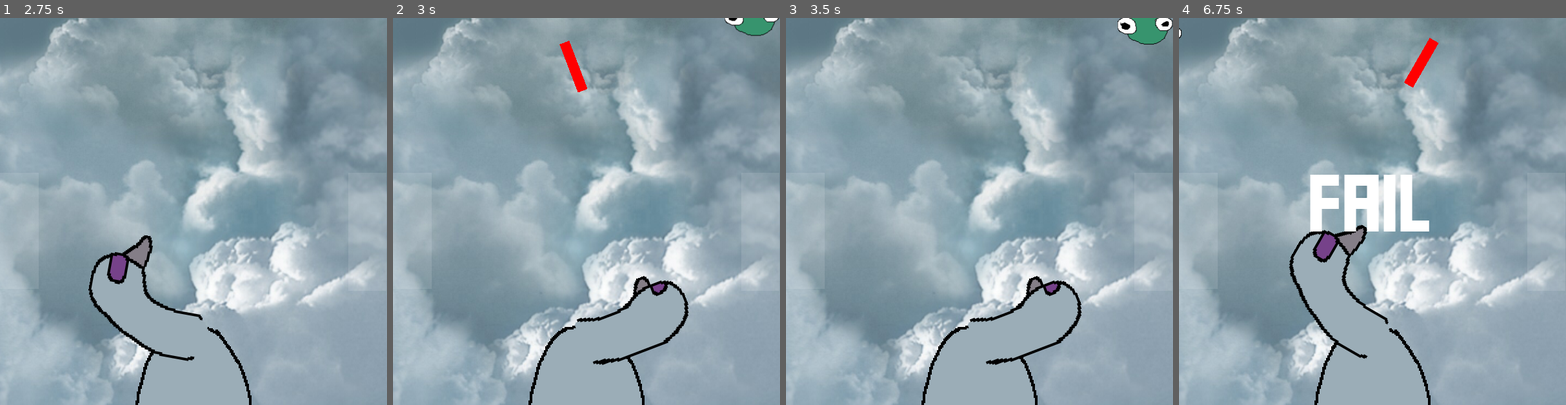
Above: before the commit, frames 1-4 (left to right).
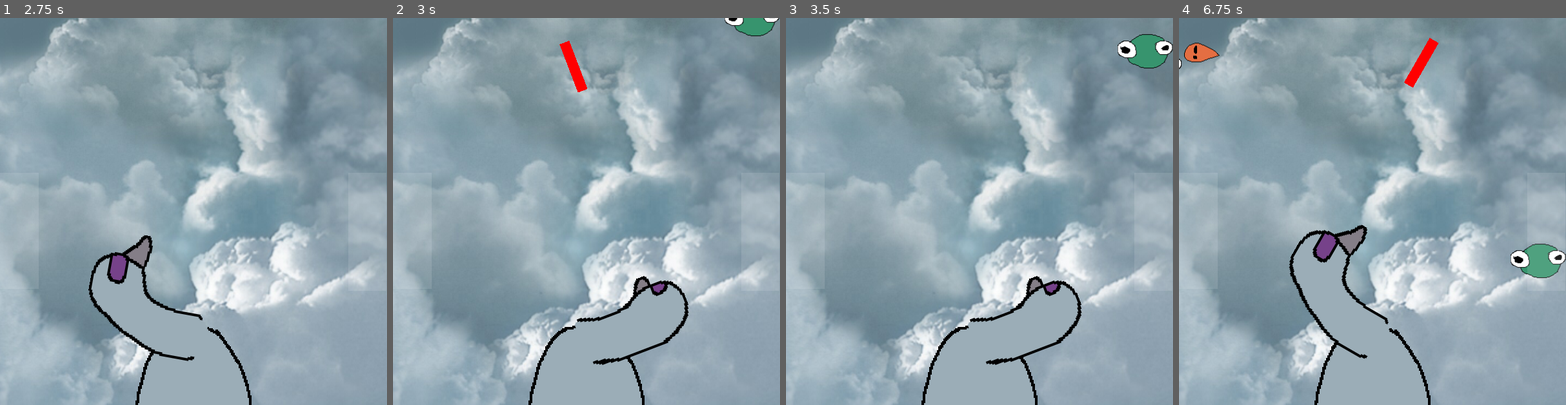
Above: after the commit, the same moments.

Repository: drakonicguy/cybergoose
Game: Godot game, scene res://scenes/Main.tscn
Two runs of this game, one before a commit and one after it. Both use one fixed random seed, a clock stepped at 60 frames per second and the inputs below.
Inputs (mouse positions are in pixels of both pictures, inside the frame that each line leads up to):
- Up to frame 1 (2.75 s): tap Enter at 0.5, 2 s; move the mouse to (278, 192) at 0.52 s; hold Right (move_right) 0.53-1.28 s; click (278, 192) at 0.6 s; tap Space at 1.25 s; move the mouse to (116, 230) at 1.27 s; hold Left (move_left) 1.28-2.03 s; click (116, 230) at 1.35 s; move the mouse to (232, 126) at 2.02 s; hold Right (move_right) from 2.03 s (still down); click (232, 126) at 2.1 s
- Up to frame 2 (3 s): keep holding Right (move_right); tap Space at 2.75 s; move the mouse to (567, 288) at 2.77 s; click (567, 288) at 2.85 s
- Up to frame 3 (3.5 s): keep holding Right (move_right)
- Up to frame 4 (6.75 s): move the mouse to (1488, 269) at 3.52 s; release Right (move_right) at 3.53 s; hold Left (move_left) 3.53-5.78 s; click (1488, 269) at 3.6 s; move the mouse to (1256, 153) at 4.27 s; click (1256, 153) at 4.35 s; move the mouse to (1391, 211) at 5.02 s; click (1391, 211) at 5.1 s; move the mouse to (1314, 114) at 5.77 s; hold Right (move_right) from 5.78 s (still down); click (1314, 114) at 5.85 s; move the mouse to (1457, 192) at 6.52 s; click (1457, 192) at 6.6 s

Frame 1 is identical in both runs. In frame 2, 0.1% of the frame differs, in the area x 85-100%, y 0-5%; in frame 3, 1.4%; in frame 4, 4.0%, in the area x 0-100%, y 2-68%.

Commit message:
enemy warning working

Diff:
--- a/scenes/Enemy.tscn
+++ b/scenes/Enemy.tscn
@@ -11,6 +11,8 @@
 "enemies",
 ]]
 collision_layer = 2
+mode = 2
+gravity_scale = 0.0
 contacts_reported = 1
 contact_monitor = true
 script = ExtResource( 2 )
@@ -23,4 +25,8 @@
 rotation = 1.53345
 shape = SubResource( 1 )
 
+[node name="VisibilityNotifier2D" type="VisibilityNotifier2D" parent="."]
+position = Vector2( 2.43474, -4.29153e-06 )
+scale = Vector2( 2.66686, 2.04881 )
+
 [connection signal="body_entered" from="." to="." method="_on_Laser_Touched"]
--- /dev/null
+++ b/scenes/EnemyWarning.tscn
@@ -0,0 +1,11 @@
+[gd_scene load_steps=3 format=2]
+
+[ext_resource path="res://assets/enemywarning.png" type="Texture" id=1]
+[ext_resource path="res://scripts/EnemyWarning.gd" type="Script" id=2]
+
+[node name="EnemyWarning" type="Node2D"]
+visible = false
+script = ExtResource( 2 )
+
+[node name="Sprite" type="Sprite" parent="."]
+texture = ExtResource( 1 )
--- a/scenes/Main.tscn
+++ b/scenes/Main.tscn
@@ -8,6 +8,8 @@
 [ext_resource path="res://scenes/Enemy.tscn" type="PackedScene" id=6]
 [ext_resource path="res://assets/fff-forward.regular.ttf" type="DynamicFontData" id=7]
 [ext_resource path="res://assets/body.png" type="Texture" id=8]
+[ext_resource path="res://scenes/EnemyWarning.tscn" type="PackedScene" id=9]
+[ext_resource path="res://scripts/GUI.gd" type="Script" id=10]
 
 [sub_resource type="DynamicFont" id=1]
 size = 70
@@ -51,25 +53,27 @@
 current = true
 script = ExtResource( 3 )
 
-[node name="CanvasLayer" type="CanvasLayer" parent="."]
+[node name="GUI" type="CanvasLayer" parent="."]
+script = ExtResource( 10 )
+enemy_warning_scene = ExtResource( 9 )
 
-[node name="Label" type="Label" parent="CanvasLayer"]
+[node name="Label" type="Label" parent="GUI"]
 visible = false
 anchor_left = 0.5
 anchor_top = 0.5
 anchor_right = 0.5
 anchor_bottom = 0.5
-margin_left = -96.5
+margin_left = -174.0
 margin_top = -48.5
-margin_right = 96.5
+margin_right = 174.0
 margin_bottom = 48.5
 custom_fonts/font = SubResource( 1 )
-text = "FAIL"
+text = "UH OH !!"
 __meta__ = {
 "_edit_use_anchors_": false
 }
 
-[node name="ScrollLeft" type="ColorRect" parent="CanvasLayer"]
+[node name="ScrollLeft" type="ColorRect" parent="GUI"]
 margin_top = 240.0
 margin_right = 60.0
 margin_bottom = 420.0
@@ -78,7 +82,7 @@
 "_edit_use_anchors_": false
 }
 
-[node name="ScrollRight" type="ColorRect" parent="CanvasLayer"]
+[node name="ScrollRight" type="ColorRect" parent="GUI"]
 margin_left = 540.0
 margin_top = 240.0
 margin_right = 599.0
@@ -112,9 +116,10 @@
 position = Vector2( 300, 660 )
 shape = SubResource( 3 )
 
-[connection signal="mouse_entered" from="CanvasLayer/ScrollLeft" to="Camera2D" method="_on_ScrollLeft"]
-[connection signal="mouse_exited" from="CanvasLayer/ScrollLeft" to="Camera2D" method="_on_ScrollLeftStop"]
-[connection signal="mouse_entered" from="CanvasLayer/ScrollRight" to="Camera2D" method="_on_ScrollRight"]
-[connection signal="mouse_exited" from="CanvasLayer/ScrollRight" to="Camera2D" method="_on_ScrollRightStop"]
+[connection signal="warningready" from="." to="GUI" method="_on_Main_warningready"]
+[connection signal="mouse_entered" from="GUI/ScrollLeft" to="Camera2D" method="_on_ScrollLeft"]
+[connection signal="mouse_exited" from="GUI/ScrollLeft" to="Camera2D" method="_on_ScrollLeftStop"]
+[connection signal="mouse_entered" from="GUI/ScrollRight" to="Camera2D" method="_on_ScrollRight"]
+[connection signal="mouse_exited" from="GUI/ScrollRight" to="Camera2D" method="_on_ScrollRightStop"]
 [connection signal="timeout" from="EnemyTimer" to="." method="_on_EnemyTimer_timeout"]
 [connection signal="body_entered" from="DespawnArea" to="." method="_on_Enemy_ReachedBottom"]
--- a/scripts/Enemy.gd
+++ b/scripts/Enemy.gd
@@ -1,12 +1,10 @@
 extends RigidBody2D
 
-#signal ReachedBottom
-export var EnemySpeed = 1
+export var EnemySpeed = 100
 
-func _process(_delta):
-	self.position.y+=EnemySpeed
+func _process(delta):
+	self.position.y+=EnemySpeed*delta
 	if self.position.y >= 600:
-#		emit_signal("ReachedBottom")
 		queue_free()
 
 
--- /dev/null
+++ b/scripts/EnemyWarning.gd
@@ -0,0 +1,20 @@
+extends Node2D
+
+func _ready():
+	if !get_parent().set_x == 0:
+		if get_parent().set_x > 300:
+			$Sprite.flip_h = false
+		else:
+			$Sprite.flip_h = true
+		self.position.x = get_parent().set_x
+		self.show()
+		var opacity = 1
+		while true:
+			yield(get_tree().create_timer(get_process_delta_time()), "timeout")
+			self.position.y+=150*get_process_delta_time()
+			if self.position.y >= 250:
+				self.modulate = Color( 1, 1, 1, opacity)
+				opacity-= 0.1
+			if self.position.y >= 603:
+					break
+		queue_free()
--- /dev/null
+++ b/scripts/GUI.gd
@@ -0,0 +1,10 @@
+extends CanvasLayer
+
+export (PackedScene) var enemy_warning_scene
+
+var set_x
+
+func _on_Main_warningready(x):
+	set_x = x
+	var enemy_warning = enemy_warning_scene.instance()
+	add_child(enemy_warning)
--- a/scripts/Main.gd
+++ b/scripts/Main.gd
@@ -1,6 +1,9 @@
 extends Node2D
 
 export (PackedScene) var enemy_scene
+signal warningready(x)
+var x = 0
+var onscreen: bool
 
 func _on_EnemyTimer_timeout():
 	var enemy_spawn_location = $EnemyPath/EnemySpawn
@@ -10,9 +13,16 @@
 	add_child(enemy)
 
 	enemy.position = enemy_spawn_location.position
+	if enemy.position.x > $Camera2D.position.x+300:
+		x = 568
+	elif enemy.position.x < $Camera2D.position.x-300:
+		x = 32
+	else:
+		x = 0
+	emit_signal("warningready", x)
 
 
 func _on_Enemy_ReachedBottom(_body):
-	$CanvasLayer/Label.show()
+	$GUI/Label.show()
 	yield(get_tree().create_timer(0.5), "timeout")
-	$CanvasLayer/Label.hide()
+	$GUI/Label.hide()
Binary file added: assets/enemywarning.png
Not shown, added: assets/enemywarning.png.import
Not shown: 1 places in scenes/Main.tscn that only renumber resources
